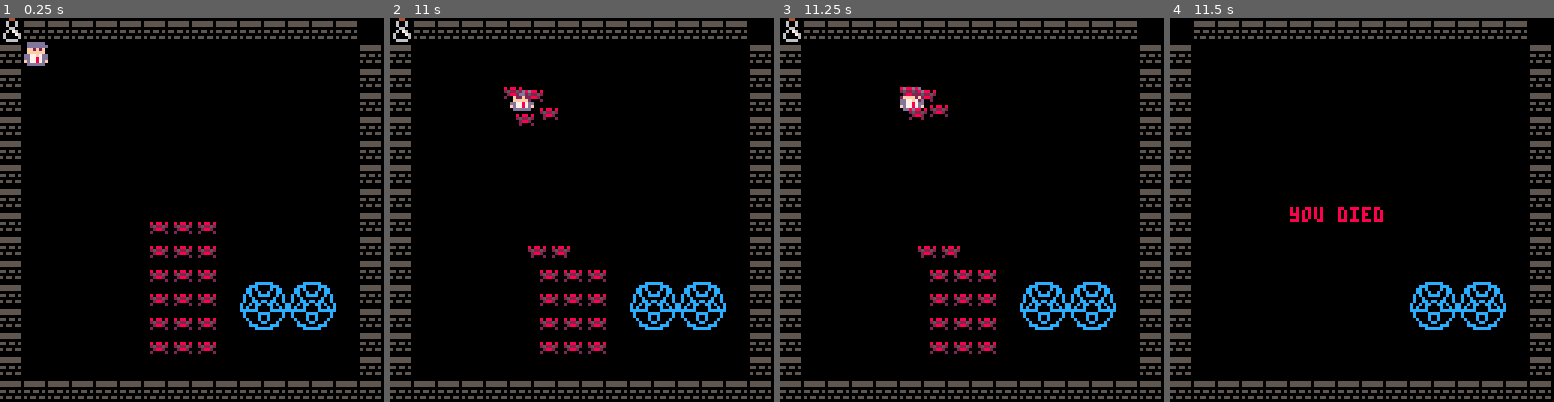
Above: before the commit, frames 1-4 (left to right).
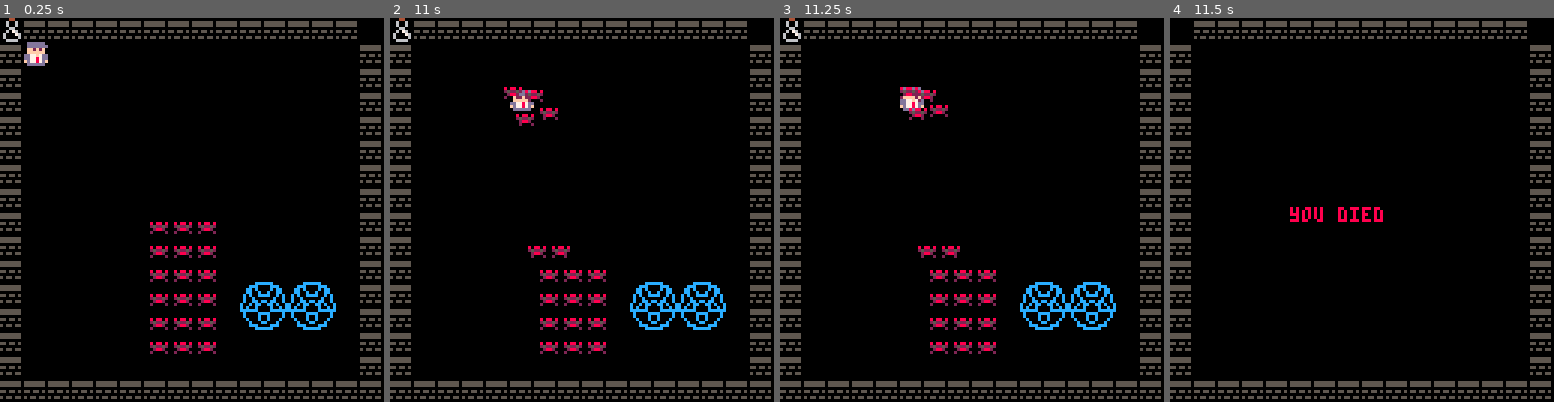
Above: after the commit, the same moments.

Repository: RobertoFreireFerrazPassos/pico8
Game: PICO-8 cartridge pico8topdowntutorial.p8
The game is run twice, just before and just after one commit, with the same random seed, the same clock (stepped at 60 frames per second) and the same inputs.
Inputs:
- Up to frame 1 (0.25 s): no input
- Up to frame 2 (11 s): tap O (Z key) at 0.33, 0.7, 1.43, 2.22, 3.1, 3.98, 4.87, 5.75, 6.63, 7.52, 8.4, 9.28, 10.17 s; tap X (X key) at 1.07, 2.07, 2.4, 2.73, 3.07, 3.4, 3.73, 4.07, 4.4, 4.73, 5.07, 5.4, 5.73, 6.07, 6.4, 6.73, 7.07, 7.4, 7.73, 8.07, 8.4, 8.73, 9.07, 9.4, 9.73, 10.07, 10.4, 10.73 s; hold Left 1.97-2.37 s; hold Down 2.42-2.82 s; hold Right 2.87-3.53 s; hold Up 3.58-4.08 s; hold Right 4.13-4.53 s; hold Down 4.58-5.08 s; hold Left 5.13-5.8 s; hold Up 5.85-6.18 s; hold Left 6.23-6.63 s; hold Down 6.68-7.08 s; hold Right 7.13-7.8 s; hold Up 7.85-8.35 s; hold Right 8.4-8.8 s; hold Down 8.85-9.35 s; hold Left 9.4-10.07 s; hold Up 10.12-10.45 s; hold Left 10.5-10.9 s; hold Down from 10.95 s (still down)
- Up to frame 3 (11.25 s): keep holding Down; tap O (Z key) at 11.05 s; tap X (X key) at 11.07 s
- Up to frame 4 (11.5 s): release Down at 11.35 s; tap X (X key) at 11.4 s; hold Right from 11.4 s (still down)

Frames 1-3 are identical in both runs. In frame 4, 1.2% of the frame differs, in the area x 62-88%, y 68-82%.

Commit message:
decrease gameovertmr

Diff:
--- a/pico8topdowntutorial.p8
+++ b/pico8topdowntutorial.p8
@@ -6,7 +6,7 @@
 gameovertmr=30
 
 function resetgame()
-	gameovertmr-=0.5
+	gameovertmr-=1
 	if gameovertmr<=0 then
 		crrtlv-=1
 		nextlv=true
@@ -43,6 +43,7 @@
 	cls()
 	map()
 	if gameover then
+		reload()
 		print("you died",40,63,8)
 		return
 	end
